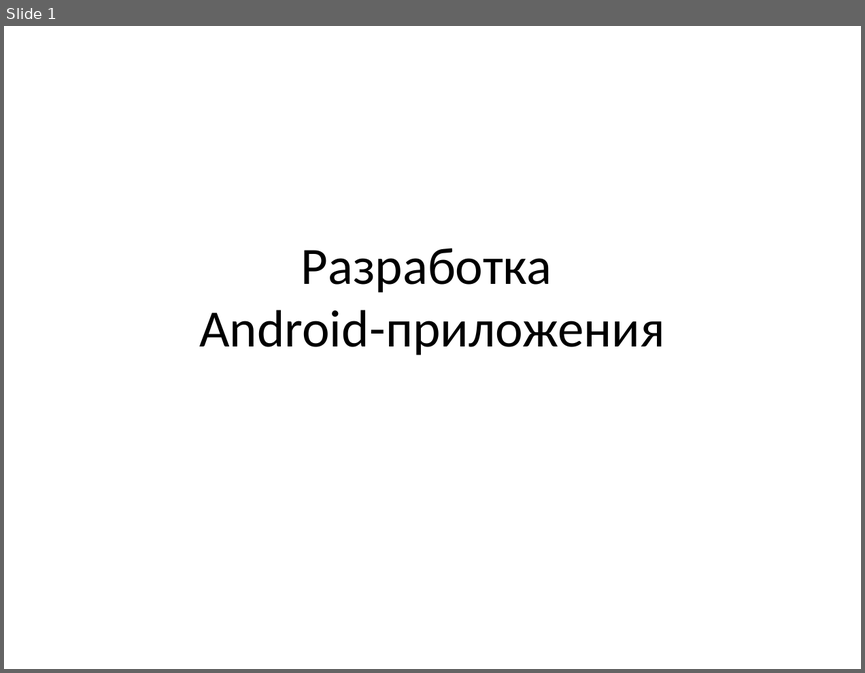
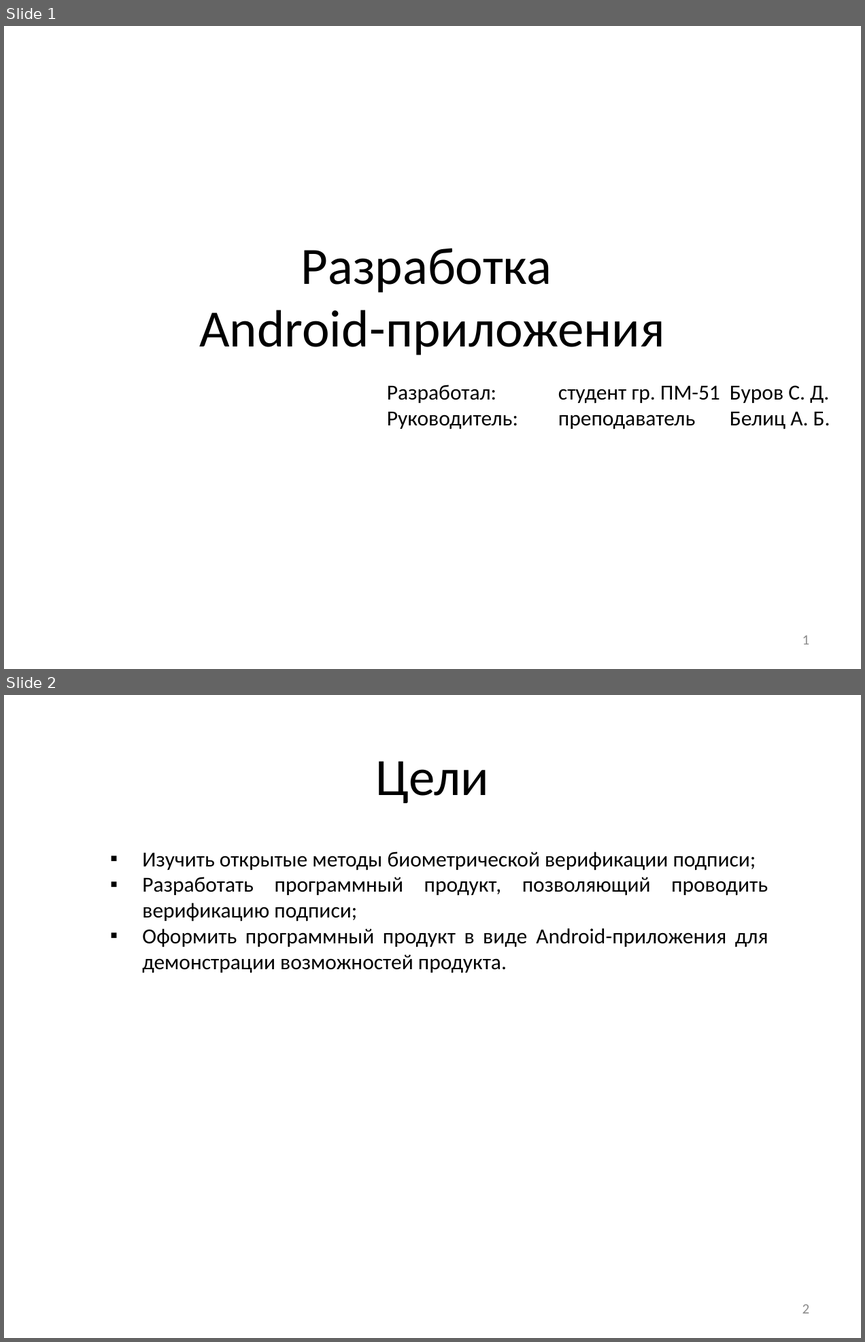
Before and after one commit to ilionsd/explanatory_note, a slide deck: Диплом.Презентация.pptx. Shown one above the other, each under a label of ours: slide 1 before the commit, slides 1 and 2 after it. The pictures are 865x673 and 865x1342 pixels, drawn with LibreOffice and Linux fonts; fonts in the diff are those of the drawing. Boxes give left, top, right and bottom in pixels: in the first picture for what was removed or moved away, otherwise in the second. Text is boxed around its words. In the diff, an @@ line names an element or a change of style, - is before the commit and + after.

```diff
--- a/Диплом.Презентация.pptx
+++ b/Диплом.Презентация.pptx
@@ slide 2 added at bbox=[4, 695, 861, 1338], background #FFFFFF @@
@@ title added at bbox=[376, 761, 489, 803], 44 pt, text #000000 @@
+Цели
@@ text added at bbox=[142, 851, 768, 973], 18 pt, text #000000 @@
+▪ Изучить открытые методы биометрической верификации подписи;
+▪ Разработать программный продукт, позволяющий проводить верификацию подписи;
+▪ Оформить программный продукт в виде Android-приложения для демонстрации возможностей продукта.
@@ page number added at bbox=[802, 1304, 810, 1313], 12 pt, text #8C8C8C @@
+2
@@ slide 1 changed as well @@
@@ text added at bbox=[387, 384, 830, 429], 18 pt, text #000000 @@
+Разработал: студент гр. ПМ-51 Буров С. Д.
+Руководитель: преподаватель Белиц А. Б.
@@ page number added at bbox=[802, 635, 810, 644], 12 pt, text #8C8C8C @@
+1
```
Also in this commit, not shown: 1 other slide changed, 5 other slides added, 1 slide removed.
